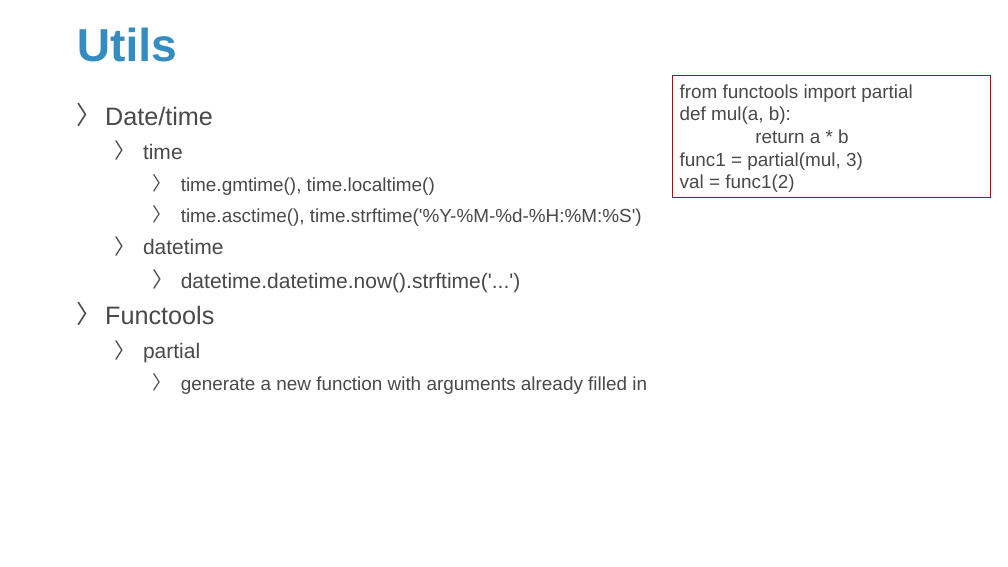
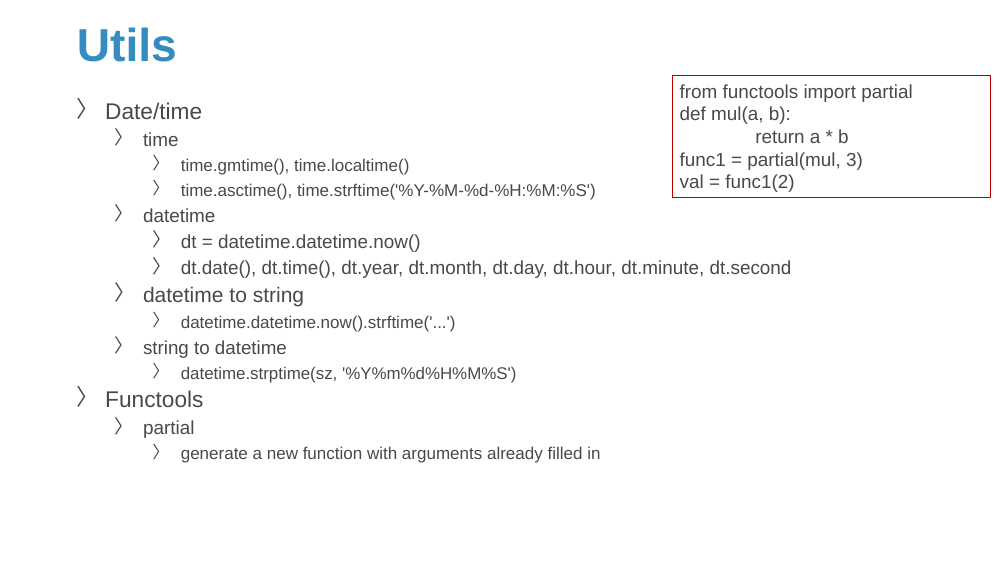
Before and after one commit to Sparks-Lu/TechNotes, a slide deck: slide 13 of Python/Python-Notes.pptx (slide 12 before the commit). Drawn at 1008x567 pixels with LibreOffice and Linux fonts; fonts in the diff are those of the drawing; background and template pictures are left out. Boxes give left, top, right and bottom in pixels: in the first picture for what was removed or moved away, otherwise in the second. Text is boxed around its words. In the diff, an @@ line names an element or a change of style, - is before the commit and + after.

```diff
--- a/Python/Python-Notes.pptx
+++ b/Python/Python-Notes.pptx
@@ text at (105, 102, 600, 463): size 24 to 21.6 pt in "Date/time", "Functools"; size 20 to 18 pt in "time", "datetime", "partial"; size 18 to 16.2 pt in "time.gmtime(), time.localtime()", "time.asctime(), time.strftime('%Y-%M-%d-%H:%M:%S')", "generate a new function with arguments already ..."; size 20 to 16.2 pt in "datetime.datetime.now().strftime('...')"; line spacing 0.9 to 0.7 @@
@@ text at (143, 234, 792, 307): paragraphs added @@
+    〉 dt = datetime.datetime.now()
+    〉 dt.date(), dt.time(), dt.year, dt.month, dt.day, dt.hour, dt.minute, dt.second
+  〉 datetime to string
@@ text at (143, 340, 516, 383): paragraphs added @@
+  〉 string to datetime
+    〉 datetime.strptime(sz, '%Y%m%d%H%M%S')
```
Also in this commit, not shown: 5 other slides changed, 9 slides added, 2 slides removed, 6 other files.
